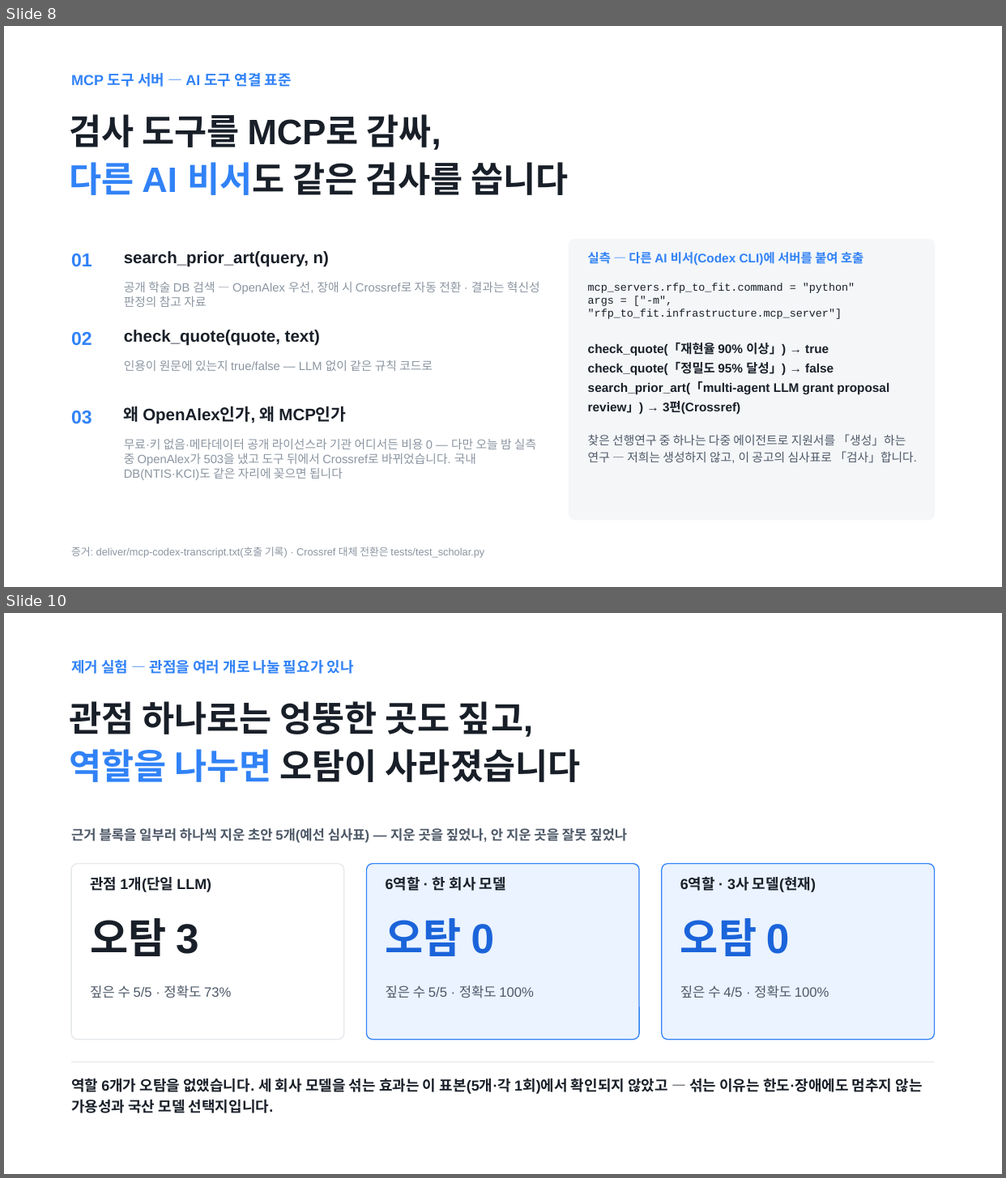
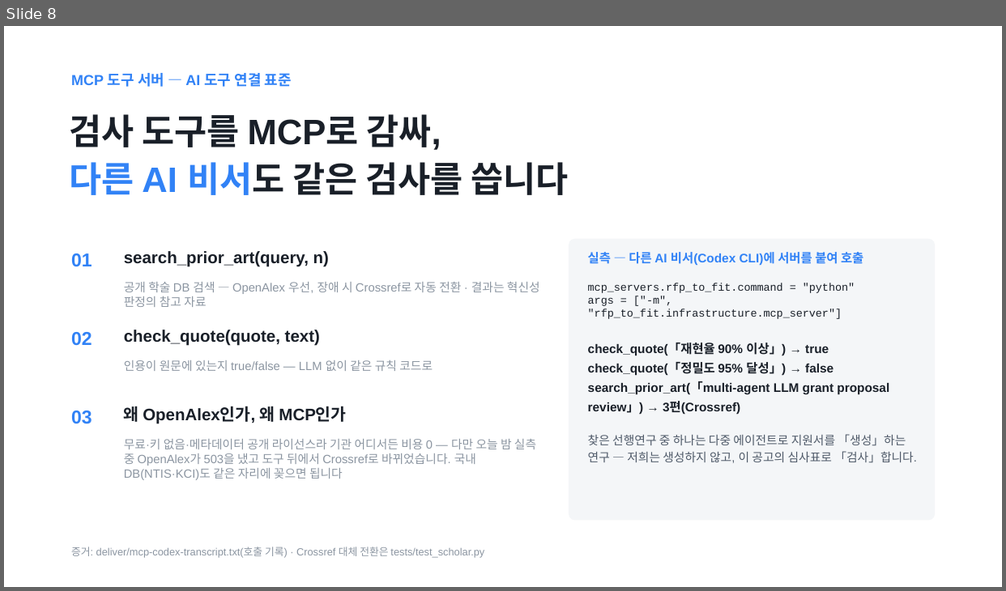
Before and after one commit to Ryugi62/rfp-to-fit, a slide deck: deliver/deck/RFP-to-Fit_루미아.pptx. Shown one above the other, each under a label of ours: slides 8 and 10 before the commit, slide 8 after it; the slides between them are not shown. The pictures are 1006x1178 and 1006x591 pixels, drawn with LibreOffice and Linux fonts; fonts in the diff are those of the drawing. Boxes give left, top, right and bottom in pixels: in the first picture for what was removed or moved away, otherwise in the second. Text is boxed around its words. In the diff, an @@ line names an element or a change of style, - is before the commit and + after.

```diff
--- a/deliver/deck/RFP-to-Fit_루미아.pptx
+++ b/deliver/deck/RFP-to-Fit_루미아.pptx
@@ slide 10 removed at [4, 613, 1002, 1174], background #FFFFFF @@
@@ text removed at [71, 660, 354, 674] @@
-제거 실험 — 관점을 여러 개로 나눌 필요가 있나
@@ text removed at [69, 701, 581, 782] @@
-관점 하나로는 엉뚱한 곳도 짚고,
-역할을 나누면 오탐이 사라졌습니다
@@ text removed at [71, 828, 627, 843] @@
-근거 블록을 일부러 하나씩 지운 초안 5개(예선 심사표) — 지운 곳을 짚었나, 안 지운 곳을 잘못 짚었나
@@ rounded rectangle removed at [71, 864, 344, 1040] @@
@@ text removed at [90, 877, 211, 892] @@
-관점 1개(단일 LLM)
@@ rounded rectangle removed at [366, 864, 639, 1040] @@
@@ text removed at [386, 877, 506, 892] @@
-6역할 · 한 회사 모델
@@ rounded rectangle removed at [662, 864, 935, 1040] @@
@@ text removed at [680, 877, 816, 892] @@
-6역할 · 3사 모델(현재)
@@ text removed at [90, 918, 199, 956] @@
-오탐 3
@@ text removed at [386, 918, 495, 956] @@
-오탐 0
@@ text removed at [680, 918, 790, 956] @@
-오탐 0
@@ text removed at [90, 986, 231, 999] @@
-짚은 수 5/5 · 정확도 73%
@@ text removed at [386, 986, 534, 999] @@
-짚은 수 5/5 · 정확도 100%
@@ text removed at [680, 986, 829, 999] @@
-짚은 수 4/5 · 정확도 100%
@@ line removed from (71, 1063) to (935, 1063) @@
@@ text removed at [71, 1079, 923, 1114] @@
-역할 6개가 오탐을 없앴습니다. 세 회사 모델을 섞는 효과는 이 표본(5개·각 1회)에서 확인되지 않았고 — 섞는 이유는 한도·장애에도 멈추지 않는 가용성과 국산 모델 선택지입니다.
```
Also in this commit, not shown: 4 slides changed, 1 slide added, 7 other files.
